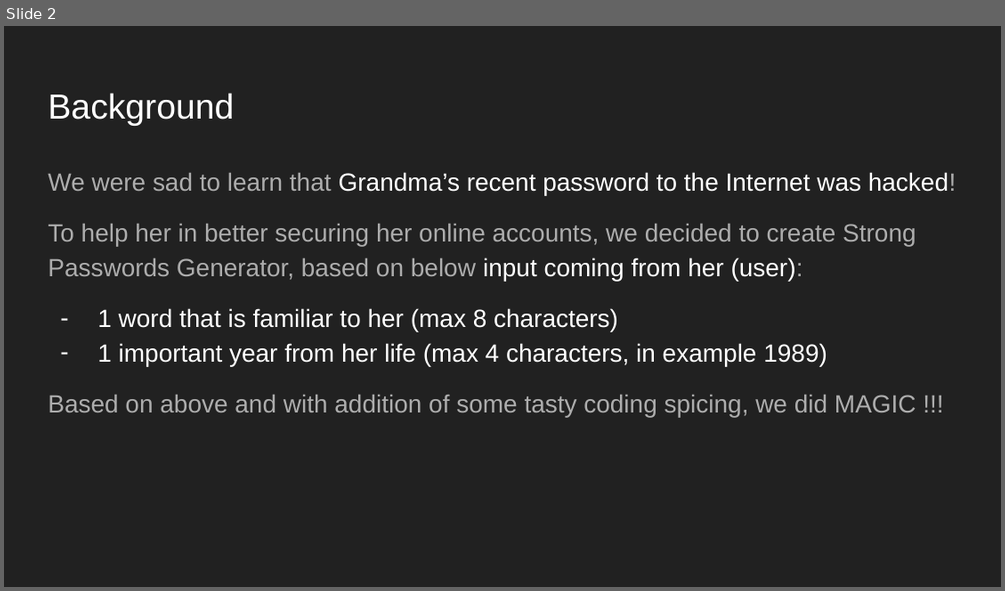
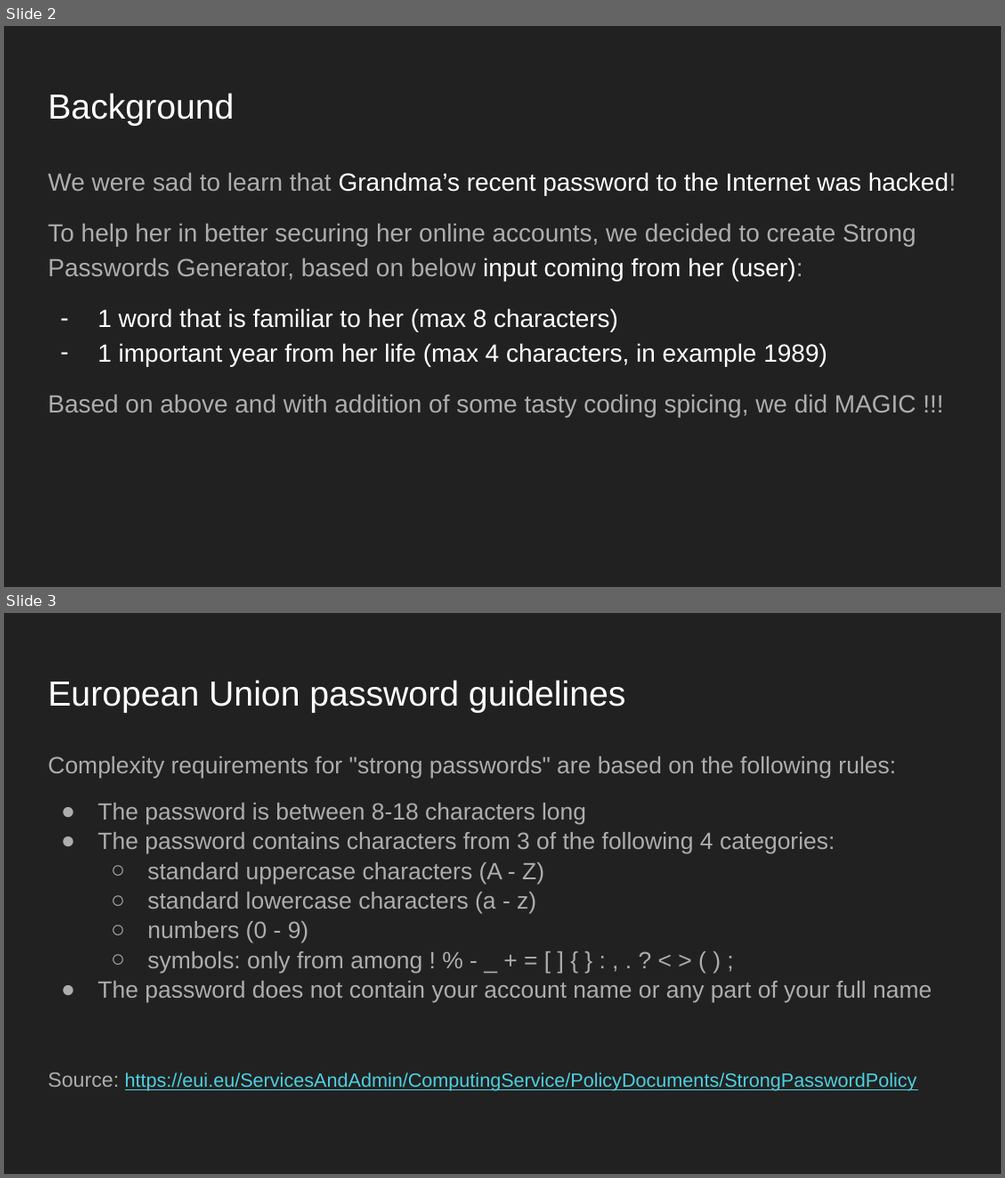
Before and after one commit to Borysdb/Professional_Projects, a slide deck: Presentation_Python_Password_Generator.pptx. Shown one above the other, each under a label of ours: slide 2 before the commit, slides 2 and 3 after it. The pictures are 1005x591 and 1005x1178 pixels, drawn with LibreOffice and Linux fonts; fonts in the diff are those of the drawing. Boxes give left, top, right and bottom in pixels: in the first picture for what was removed or moved away, otherwise in the second. Text is boxed around its words. In the diff, an @@ line names an element or a change of style, - is before the commit and + after.

```diff
--- a/Presentation_Python_Password_Generator.pptx
+++ b/Presentation_Python_Password_Generator.pptx
@@ slide 3 added at <box>4,613,1001,1174</box>, background #212121 @@
@@ title added at <box>48,680,625,713</box>, 25.2 pt, text #FFFFFF @@
+European Union password guidelines
@@ text added at <box>48,756,931,1091</box>, 17 pt, text #ADADAD @@
+Complexity requirements for "strong passwords" are based on the following rules:
+● The password is between 8-18 characters long
+● The password contains characters from 3 of the following 4 categories:
+  ○ standard uppercase characters (A - Z)
+  ○ standard lowercase characters (a - z)
+  ○ numbers (0 - 9)
+  ○ symbols: only from among ! % - _ + = [ ] { } : , . ? < > ( ) ;
+● The password does not contain your account name or any part of your full name
+Source: https://eui.eu/ServicesAndAdmin/ComputingService/PolicyDocuments/StrongPasswordPolicy
```
Also in this commit, not shown: 2 slides changed, 2 other slides added.
